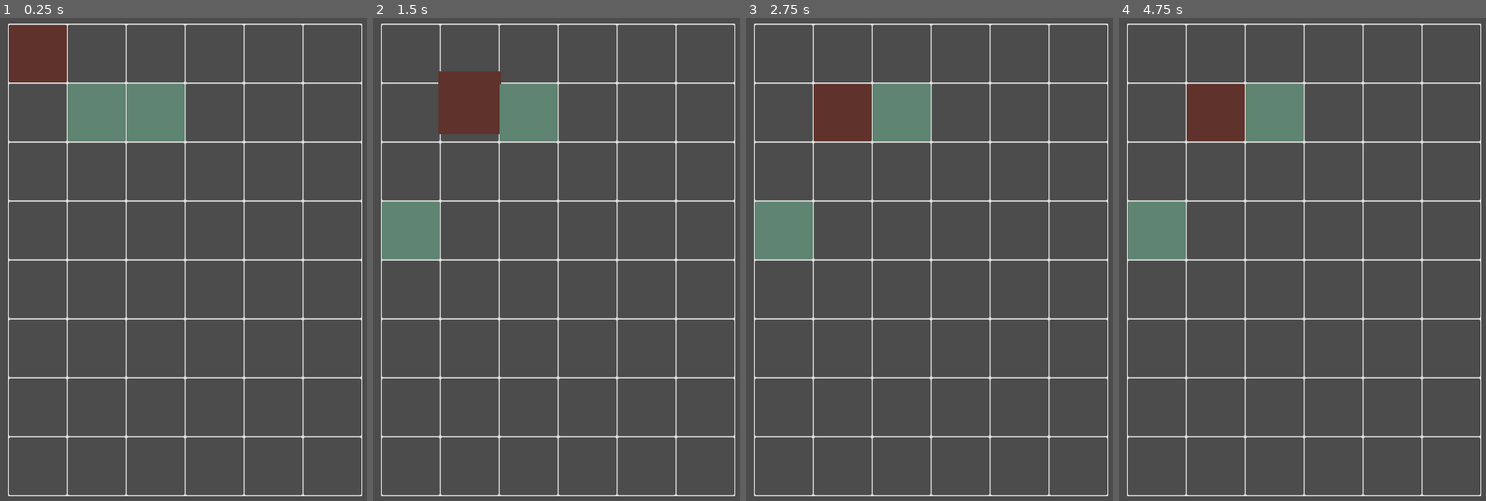
Above: before the commit, frames 1-4 (left to right).
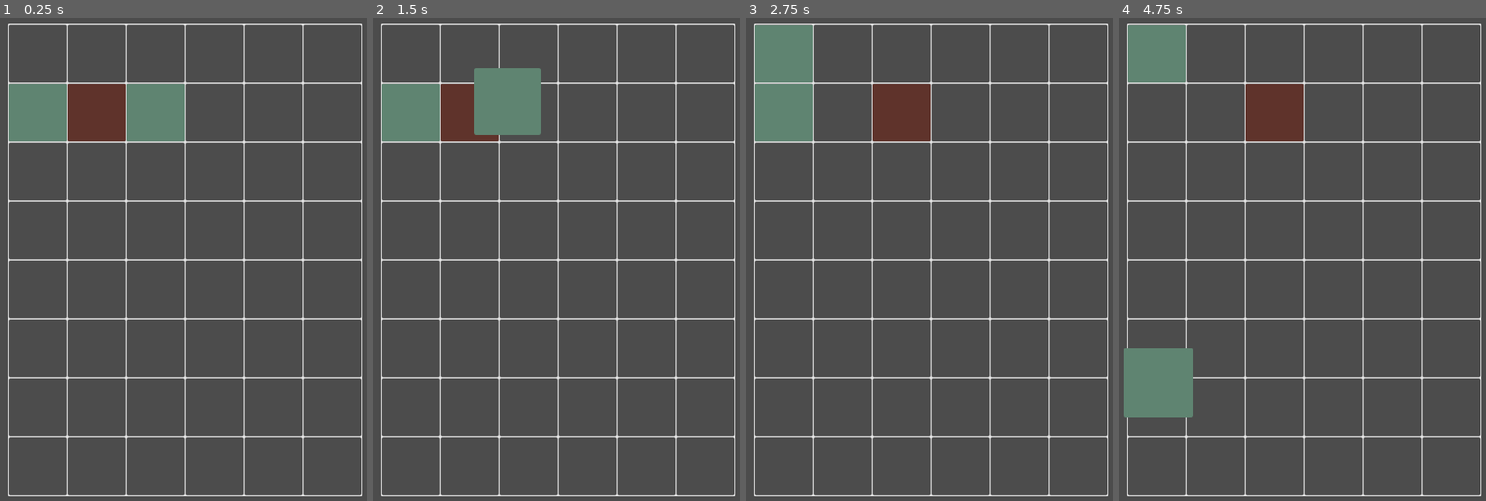
Above: after the commit, the same moments.

Repository: ax9880/genso-battle
Game: Godot game, scene res://Main.tscn
The game is run twice, just before and just after one commit, with the same random seed, the same clock (stepped at 60 frames per second) and the same inputs.
Inputs (mouse positions are in pixels of both pictures, inside the frame that each line leads up to):
- Up to frame 1 (0.25 s): no input
- Up to frame 2 (1.5 s): tap Enter at 0.5 s; drag from (468, 114) to (409, 230) at 0.52 s; drag from (527, 114) to (409, 51) at 1.27 s
- Up to frame 3 (2.75 s): move the mouse to (977, 61) at 2.02 s; click (977, 61) at 2.17 s
- Up to frame 4 (4.75 s): tap Space (ui_select) at 2.75, 3.77, 4.25 s; drag from (1284, 327) to (1155, 114) at 2.77 s; tap Enter at 3.5 s; move the mouse to (1434, 298) at 3.52 s; click (1434, 298) at 3.67 s; drag from (1177, 104) to (1155, 409) at 4.27 s

The runs differ from the first frame. In frame 1, 5.6% of the frame differs, in the area x 2-35%, y 1-26%; in frame 2, 6.3%; in frame 3, 9.4%; in frame 4, 10%, in the area x 1-51%, y 1-83%.

Commit message:
Detecting horizontal pincers. Clean up. Cell now has all neighbors, invalid neighbors all set to null

Diff:
--- a/CellArea2D.gd
+++ b/CellArea2D.gd
@@ -1,6 +1,17 @@
 extends Area2D
 
 class_name CellArea2D
+
+enum DIRECTION {
+	UP = 0,
+
+	DOWN = 1,
+
+	LEFT = 2,
+
+	RIGHT = 3
+}
+
 
 # x,y coordinates in the grid matrix, for convenience.
 var coordinates: Vector2 = Vector2.ZERO
@@ -10,3 +21,9 @@
 
 # Array of CellArea2D
 var neighbors: Array = []
+
+# Directional neighbors, for convenience
+var up_neighbor: CellArea2D = null
+var down_neighbor: CellArea2D = null
+var right_neighbor: CellArea2D = null
+var left_neighbor: CellArea2D = null
--- a/Enemy.gd
+++ b/Enemy.gd
@@ -1,14 +1,4 @@
 extends Unit
-
-
-class GraphCell extends Reference:
-	var cell: CellArea2D
-	var parent: GraphCell
-
-
-class Graph extends Reference:
-	var adjacency_list: Array
-
 
 export var turn_counter: int = 1
 
@@ -30,8 +20,6 @@
 
 		# Build graph
 		var navigation_graph: Dictionary = grid.build_navigation_graph(self.position, Grid.ENEMY_GROUP)
-
-		print("Size: ", navigation_graph.size())
 
 		# Evaluate positions (requires having the whole graph)
 		var i = 0
--- a/Grid.gd
+++ b/Grid.gd
@@ -55,7 +55,7 @@
 		for y in range(grid_height):
 			var cell: CellArea2D = grid[x][y]
 
-			cell.neighbors = _get_neighbors(cell)
+			_set_neighbors(cell)
 
 
 func _build_cell(x_position: float, y_position: float) -> CellArea2D:
@@ -234,9 +234,9 @@
 	# TODO: add drag timer
 
 
-func _on_Unit_snapped_to_grid() -> void:
+func _on_Unit_snapped_to_grid(unit: Unit) -> void:
 	if has_active_unit_exited_cell:
-		#_check_pincers(unit)
+		_check_pincers(unit, PLAYER_GROUP)
 
 		_start_enemy_turn()
 	else:
@@ -248,6 +248,58 @@
 	_update_enemy()
 
 
+func _check_pincers(active_unit: Unit, group: String) -> void:
+	# Check left to right, down to up
+
+	# from X - 1, step -1, while > -1
+	for y in range(grid_height - 1, -1, -1):
+		var x: int = 0
+
+		while x < grid_width:
+			var cell: CellArea2D = grid[x][y]
+
+			var unit = cell.unit
+
+			if unit != null and unit.is_in_group(group):
+				var units := []
+
+				units.push_back(unit)
+
+				var right_neighbor: CellArea2D = cell.right_neighbor
+
+				while right_neighbor != null:
+					var next_unit = right_neighbor.unit
+
+					if next_unit == null:
+						break
+					elif not next_unit.is_in_group(group):
+						# Is an enemy
+						units.push_back(next_unit)
+
+						right_neighbor = right_neighbor.right_neighbor
+					else:
+						# Is an ally
+
+						# Last unit added to list was an enemy
+						if not units.back().is_in_group(group):
+							print("Pincer!")
+
+							units.push_back(next_unit)
+
+							x += units.size() - 1
+							break
+						else:
+							break
+
+			x += 1
+
+	# Check vertical pincers
+
+	# Check corners
+
+	pass
+
+
 func build_navigation_graph(unit_position: Vector2, group: String) -> Dictionary:
 	var cell_coordinates: Vector2 = _get_cell(unit_position)
 
@@ -300,7 +352,7 @@
 	return navigation_graph
 
 
-func _get_neighbors(node: CellArea2D) -> Array:
+func _set_neighbors(node: CellArea2D) -> void:
 	var cell_coordinates: Vector2 = node.coordinates
 
 	var up := Vector2(cell_coordinates.x, cell_coordinates.y - 1)
@@ -308,14 +360,22 @@
 	var right := Vector2(cell_coordinates.x + 1, cell_coordinates.y)
 	var left := Vector2(cell_coordinates.x - 1, cell_coordinates.y)
 
-	var candidates := [up, down, right, left]
-	var neighbors := []
-
-	for candidate in candidates:
-		if _is_in_range(candidate):
-			neighbors.push_back(grid[candidate.x][candidate.y])
-
-	return neighbors
+	_set_neighbor(node, up, "up")
+	_set_neighbor(node, down, "down")
+	_set_neighbor(node, right, "right")
+	_set_neighbor(node, left, "left")
+
+
+func _set_neighbor(cell: CellArea2D, neighbor_position: Vector2, direction: String) -> void:
+	var neighbor: CellArea2D = null
+
+	if _is_in_range(neighbor_position):
+		neighbor = grid[neighbor_position.x][neighbor_position.y]
+
+	cell.set(direction + "_neighbor", neighbor)
+
+	if neighbor != null:
+		cell.neighbors.push_back(neighbor)
 
 
 func find_path(navigation_graph: Dictionary, unit_position: Vector2, target_cell: CellArea2D) -> Array:
@@ -336,6 +396,8 @@
 	queue.push_back(start_cell)
 
 	parent_dict[start_cell] = null
+	# Array of target cells
+	# and array/dict of excluded cells?
 
 	# Breadth-first search (again)
 	while not queue.empty():
--- a/Main.tscn
+++ b/Main.tscn
@@ -88,13 +88,20 @@
 }
 
 [node name="Enemies" type="Node2D" parent="Grid"]
+__meta__ = {
+"_edit_lock_": true
+}
 
 [node name="Enemy" parent="Grid/Enemies" instance=ExtResource( 3 )]
+position = Vector2( 152, 144 )
 
 [node name="Units" type="Node2D" parent="Grid"]
+__meta__ = {
+"_edit_lock_": true
+}
 
 [node name="Unit" parent="Grid/Units" instance=ExtResource( 2 )]
-position = Vector2( 152, 152 )
+position = Vector2( 64, 152 )
 
 [node name="Unit2" parent="Grid/Units" instance=ExtResource( 2 )]
 position = Vector2( 248, 152 )
--- a/Unit.gd
+++ b/Unit.gd
@@ -39,7 +39,7 @@
 
 signal picked_up(unit)
 signal released(unit)
-signal snapped_to_grid()
+signal snapped_to_grid(unit)
 
 
 func _ready() -> void:
@@ -99,7 +99,6 @@
 func snap_to_grid(cell_origin: Vector2) -> void:
 	self.current_state = STATE.SNAPPING_TO_GRID
 
-	# Tween to position at fixed speed
 	var tween_time_seconds: float = Utils.calculate_time(position, cell_origin, snap_velocity_pixels_per_second)
 
 	tween.interpolate_property(self, "position",
@@ -136,18 +135,17 @@
 		STATE.IDLE:
 			disable_swap_area()
 
-			# TODO: snap to grid ?
 			set_physics_process(false)
 
 			_restore_sprite_size()
 		STATE.PICKED_UP:
 			enable_swap_area()
 
+			set_physics_process(true)
+
 			emit_signal("picked_up", self)
 
 			_increase_sprite_size()
-
-			set_physics_process(true)
 		STATE.SNAPPING_TO_GRID:
 			disable_swap_area()
 
@@ -156,7 +154,7 @@
 	tween.remove(sprite, ":scale")
 
 	tween.interpolate_property(sprite, "scale",
-		sprite.scale, Vector2(1.1, 1.1),
+		sprite.scale, Vector2(1.2, 1.2),
 		0.25,
 		Tween.TRANS_SINE)
 
@@ -174,6 +172,10 @@
 	tween.start()
 
 
+func is_enemy(unit: Unit) -> bool:
+	# TODO
+	return false
+
 ## Signals
 
 func _on_SelectionArea2D_input_event(_viewport: Node, event: InputEvent, _shape_idx: int):
@@ -187,4 +189,4 @@
 		if key == ":position":
 			self.current_state = STATE.IDLE
 
-			emit_signal("snapped_to_grid")
+			emit_signal("snapped_to_grid", self)
